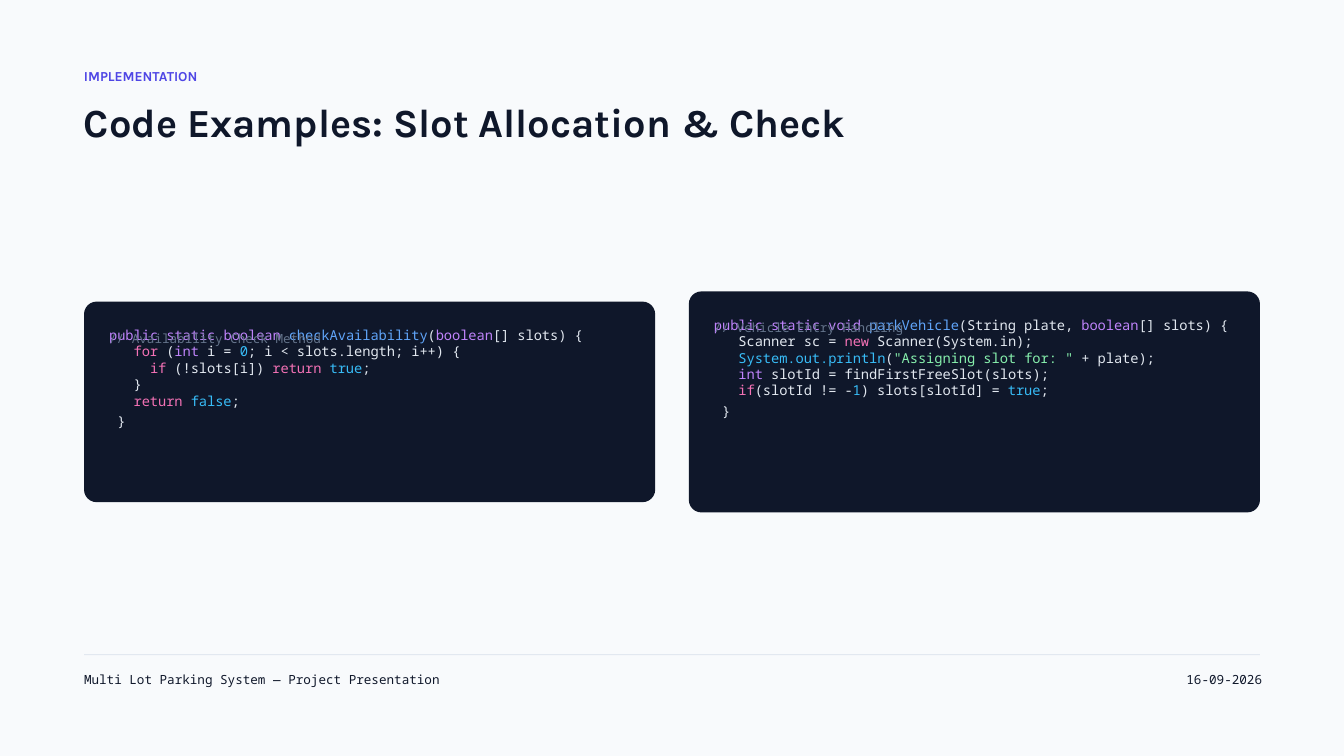
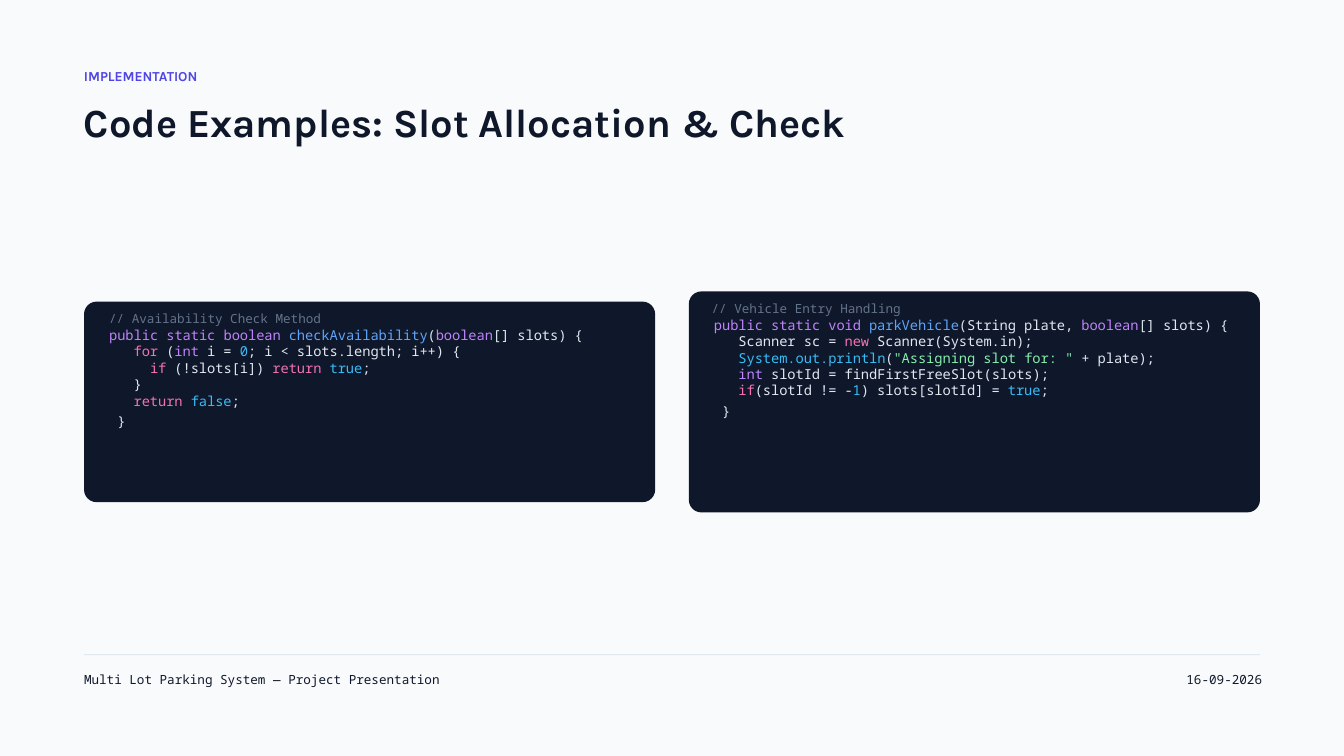
Before and after one commit to varun081217/KLH-PSPJ-S11-16-MLPS, a slide deck: slide 7 of Multi Lot Parking System (1).pptx. Drawn at 1344x756 pixels with LibreOffice and Linux fonts; fonts in the diff are those of the drawing. Boxes give left, top, right and bottom in pixels: in the first picture for what was removed or moved away, otherwise in the second. Text is boxed around its words. In the diff, an @@ line names an element or a change of style, - is before the commit and + after.

```diff
--- a/Multi Lot Parking System (1).pptx
+++ b/Multi Lot Parking System (1).pptx
@@ text "// Vehicle Entry Handling": place and size @@
-text "// Vehicle Entry Handling" at [737,320,904,335]
+text "// Vehicle Entry Handling" at [734,303,901,316]
@@ text "// Availability Check Method": place and size @@
-text "// Availability Check Method" at [132,331,321,347]
+text "// Availability Check Method" at [132,313,321,326]
```
